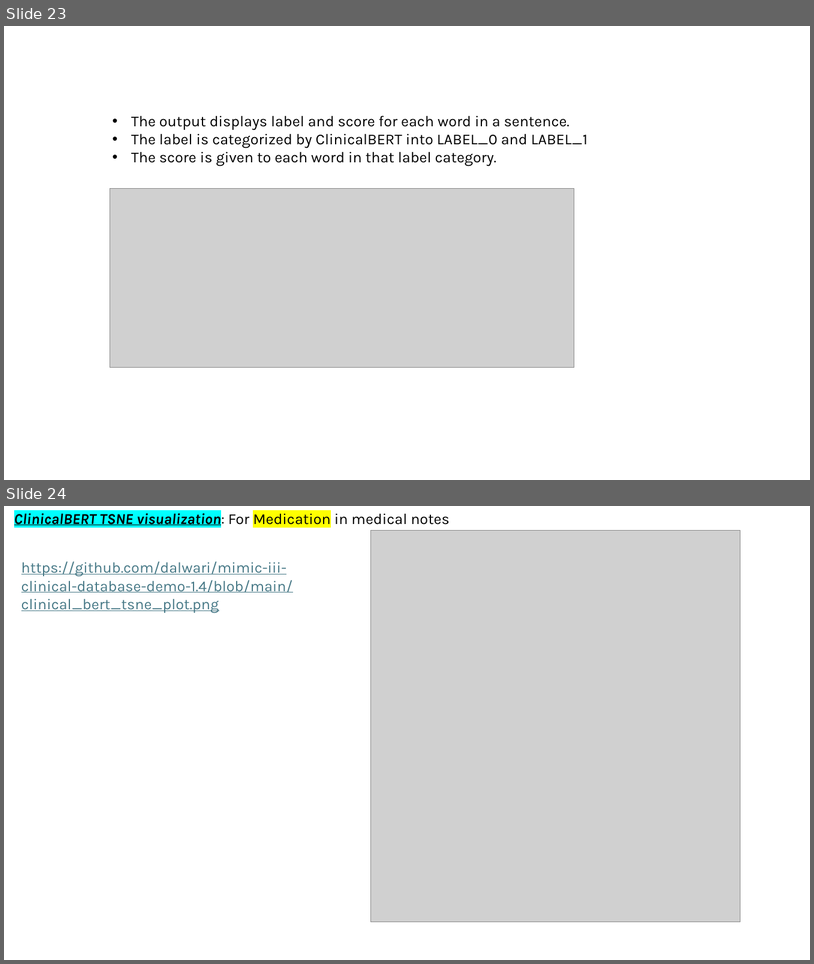
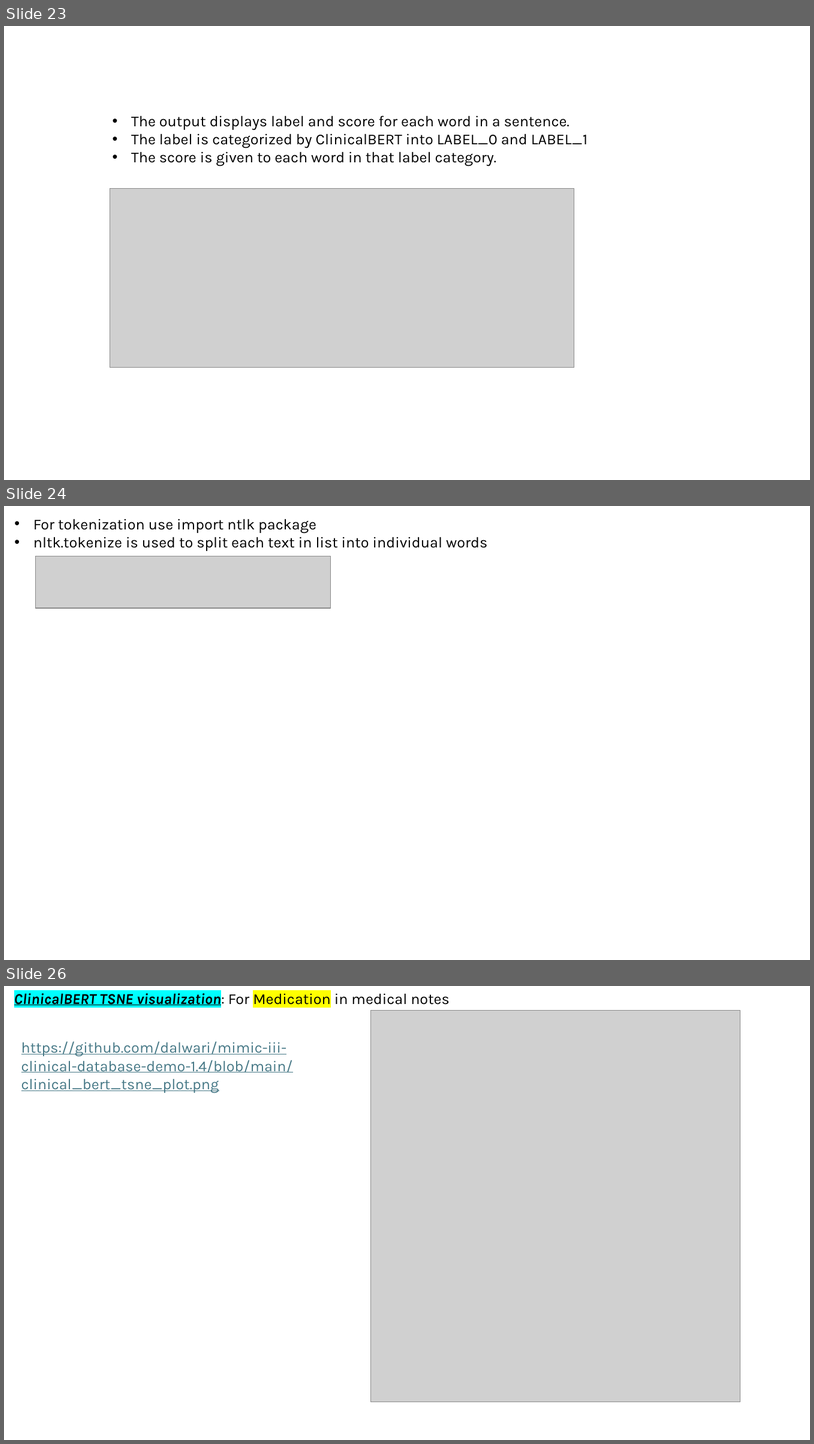
Before and after one commit to dalwari/mimic-iii-clinical-database-demo-1.4, a slide deck: MIMIC_NLP.pptx. Shown one above the other, each under a label of ours: slides 23 and 24 before the commit, slides 23, 24 and 26 after it; the slides between them are not shown. The pictures are 814x964 and 814x1444 pixels, drawn with LibreOffice and Linux fonts; fonts in the diff are those of the drawing; grey boxes stand for pictures. Boxes give left, top, right and bottom in pixels: in the first picture for what was removed or moved away, otherwise in the second. Text is boxed around its words. In the diff, an @@ line names an element or a change of style, - is before the commit and + after.

```diff
--- a/MIMIC_NLP.pptx
+++ b/MIMIC_NLP.pptx
@@ slide 24 added at (4, 506, 810, 960), background #FFFFFF @@
@@ text added at (33, 519, 488, 551), 18 pt, text #000000 @@
+• For tokenization use import ntlk package
+• nltk.tokenize is used to split each text in list into individual words
@@ picture added at (35, 556, 330, 607) @@
@@ what was slide 24 is now slide 26 @@
```
Also in this commit, not shown: 1 slide changed, 1 other slide added, 1 other file.
